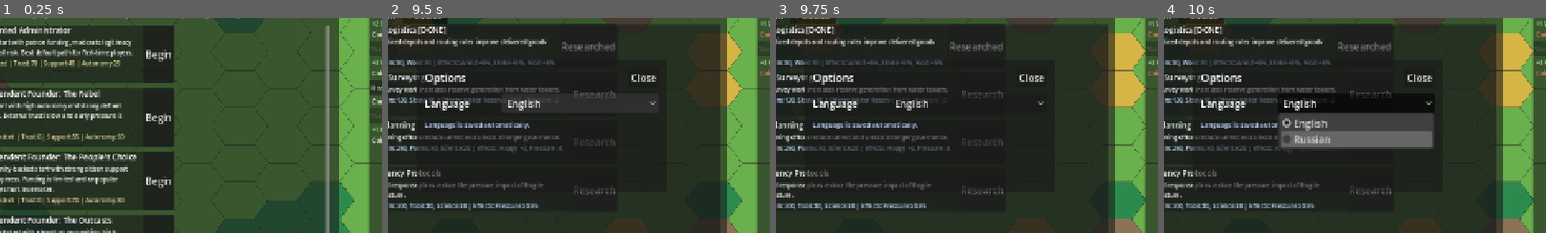
Above: before the commit, frames 1-4 (left to right).
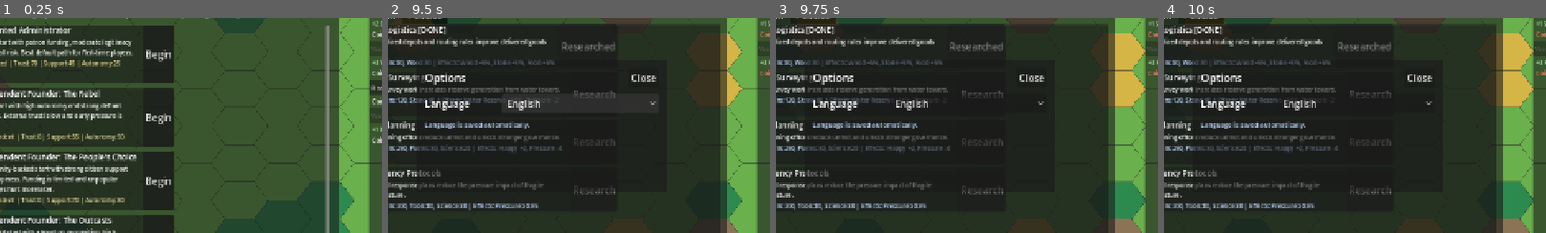
Above: after the commit, the same moments.

Repository: Gaefa/Gamefication
Game: Godot game, scene res://scenes/main.tscn
Two runs of this game, one before a commit and one after it. Both use one fixed random seed, a clock stepped at 60 frames per second and the inputs below.
Inputs (mouse positions are % of the whole screen's width and height, from its top left):
- Up to frame 1 (0.25 s): no input
- Up to frame 2 (9.5 s): click "Begin" at 0.5 s; click "Gov" at 1.25 s; click "Opt" at 2 s; click "Infrastructure" at 2.75 s; click "Residential" at 3.5 s; click "Production" at 4.25 s; click "Commercial" at 5 s; click "Culture" at 5.75 s; click "Advanced" at 6.5 s; click "Research" at 7.25 s; click "Research" at 8 s; click "English" at 8.75 s
- Up to frame 3 (9.75 s): tap A (camera_left) at 9.5 s; move the mouse to (72, 45) at 9.52 s; hold U (upgrade_building) from 9.53 s (still down); tap B (bulldoze) at 9.6 s; click (72, 45) at 9.67 s
- Up to frame 4 (10 s): keep holding U (upgrade_building); tap Space at 9.77 s; tap R (repair_building) at 9.8 s
The pictures show only the part of the screen within x 30-80%, y 25-75%; the shares and areas given below are measured in that part.

Frames 1-3 are identical in both runs. In frame 4, 6.5% of the frame differs, in the area x 29-71%, y 38-62%.

Commit message:
fix: make range toggle work reliably

Diff:
--- a/godot/content/base/localization.json
+++ b/godot/content/base/localization.json
@@ -1626,5 +1626,13 @@
   "ui.start.autonomy": {
     "en": "Autonomy",
     "ru": "Автономия"
+  },
+  "ui.ranges.enabled": {
+    "en": "Ranges: on",
+    "ru": "Радиусы: включены"
+  },
+  "ui.ranges.disabled": {
+    "en": "Ranges: off",
+    "ru": "Радиусы: выключены"
   }
 }
--- a/godot/scripts/scenes/main.gd
+++ b/godot/scripts/scenes/main.gd
@@ -105,16 +105,22 @@
 
 
 func _is_global_hotkey(ke: InputEventKey) -> bool:
-	return ke.keycode in [
-		KEY_ESCAPE,
-		KEY_V,
-		KEY_H,
-		KEY_G,
-		KEY_O,
-		KEY_U,
-		KEY_R,
-		KEY_B,
-	]
+	return _matches_key(ke, KEY_ESCAPE) \
+		or _matches_key(ke, KEY_V) \
+		or _matches_key(ke, KEY_H) \
+		or _matches_key(ke, KEY_G) \
+		or _matches_key(ke, KEY_O) \
+		or _matches_key(ke, KEY_U) \
+		or _matches_key(ke, KEY_R) \
+		or _matches_key(ke, KEY_B) \
+		or _matches_key(ke, KEY_SPACE) \
+		or _matches_key(ke, KEY_1) \
+		or _matches_key(ke, KEY_2) \
+		or _matches_key(ke, KEY_3)
+
+
+func _matches_key(ke: InputEventKey, key: Key) -> bool:
+	return ke.keycode == key or ke.physical_keycode == key
 
 
 func _is_click_on_ui(screen_pos: Vector2) -> bool:
@@ -154,40 +160,44 @@
 
 
 func _handle_key(ke: InputEventKey) -> void:
-	if ke.keycode == KEY_ESCAPE:
+	if _matches_key(ke, KEY_ESCAPE):
 		_build_mode = ""
 		EventBus.build_mode_changed.emit("")
-	elif Input.is_action_just_pressed("toggle_ranges"):
+	elif _matches_key(ke, KEY_V) or Input.is_action_just_pressed("toggle_ranges"):
 		_show_ranges = not _show_ranges
 		_refresh_overlay_state()
-	elif ke.keycode == KEY_H:
+		EventBus.toast_requested.emit(
+			Localization.t("ui.ranges.enabled", "Ranges: on") if _show_ranges else Localization.t("ui.ranges.disabled", "Ranges: off"),
+			1.5
+		)
+	elif _matches_key(ke, KEY_H):
 		if _hud and _hud.has_method("toggle_help"):
 			_hud.call("toggle_help")
-	elif Input.is_action_just_pressed("toggle_governance"):
+	elif _matches_key(ke, KEY_G) or Input.is_action_just_pressed("toggle_governance"):
 		if _hud and _hud.has_method("toggle_governance"):
 			_hud.call("toggle_governance")
-	elif Input.is_action_just_pressed("toggle_settings"):
+	elif _matches_key(ke, KEY_O) or Input.is_action_just_pressed("toggle_settings"):
 		if _hud and _hud.has_method("toggle_settings"):
 			_hud.call("toggle_settings")
-	elif Input.is_action_just_pressed("upgrade_building"):
+	elif _matches_key(ke, KEY_U) or Input.is_action_just_pressed("upgrade_building"):
 		if _selected_coord != Vector2i(-9999, -9999):
 			var cmd := UpgradeBuildingCommand.new(_selected_coord)
 			_orchestrator.command_bus.execute(cmd)
-	elif Input.is_action_just_pressed("repair_building"):
+	elif _matches_key(ke, KEY_R) or Input.is_action_just_pressed("repair_building"):
 		if _selected_coord != Vector2i(-9999, -9999):
 			var cmd := RepairBuildingCommand.new(_selected_coord)
 			_orchestrator.command_bus.execute(cmd)
-	elif Input.is_action_just_pressed("bulldoze"):
+	elif _matches_key(ke, KEY_B) or Input.is_action_just_pressed("bulldoze"):
 		if _selected_coord != Vector2i(-9999, -9999):
 			var cmd := BulldozeCommand.new(_selected_coord)
 			_orchestrator.command_bus.execute(cmd)
-	elif ke.keycode == KEY_SPACE:
+	elif _matches_key(ke, KEY_SPACE):
 		SimulationRunner.toggle_pause()
-	elif ke.keycode == KEY_1:
+	elif _matches_key(ke, KEY_1):
 		SimulationRunner.set_speed(1.0)
-	elif ke.keycode == KEY_2:
+	elif _matches_key(ke, KEY_2):
 		SimulationRunner.set_speed(2.0)
-	elif ke.keycode == KEY_3:
+	elif _matches_key(ke, KEY_3):
 		SimulationRunner.set_speed(3.0)
 
 
--- a/godot/scripts/scenes/overlay_layer.gd
+++ b/godot/scripts/scenes/overlay_layer.gd
@@ -35,7 +35,7 @@
 
 		# Range display for selected building
 		if _show_ranges:
-			_draw_building_range(center)
+			_draw_existing_building_range(center)
 
 	# Build preview cursor (snaps to hex grid)
 	if _build_preview != "":
@@ -44,9 +44,11 @@
 		var snap_center: Vector2 = HexCoords.axial_to_pixel(coord)
 		var color := Color(0.2, 0.8, 0.2, 0.4)
 		draw_circle(snap_center, HexCoords.HEX_SIZE * 0.7, color)
+		if _show_ranges:
+			_draw_type_range(coord, _build_preview, 0)
 
 
-func _draw_building_range(center: Vector2) -> void:
+func _draw_existing_building_range(center: Vector2) -> void:
 	if _selected == Vector2i(-9999, -9999):
 		return
 	var bld: Dictionary = GameStateStore.get_building(_selected)
@@ -54,17 +56,22 @@
 		return
 	var type_id: String = bld.get("type", "") as String
 	var level: int = bld.get("level", 0) as int
+	_draw_type_range(_selected, type_id, level)
+
+
+func _draw_type_range(coord: Vector2i, type_id: String, level: int) -> void:
 	var ldata: Dictionary = ContentDB.building_level_data(type_id, level)
 	var desc: Dictionary = _get_range_descriptor(type_id, ldata)
 	var radius: int = desc.get("radius", 0) as int
 	if radius <= 0:
 		return
 	var range_color: Color = desc.get("color", Color(0.5, 0.8, 0.5, 0.12)) as Color
+	var center: Vector2 = HexCoords.axial_to_pixel(coord)
 
 	# Draw hex tiles in range
 	var hex_pts := _hex_polygon(HexCoords.HEX_SIZE * 0.8)
-	for tile: Vector2i in HexCoords.disk(_selected, radius):
-		if tile == _selected:
+	for tile: Vector2i in HexCoords.disk(coord, radius):
+		if tile == coord:
 			continue
 		var tile_center: Vector2 = HexCoords.axial_to_pixel(tile)
 		var pts := PackedVector2Array()
